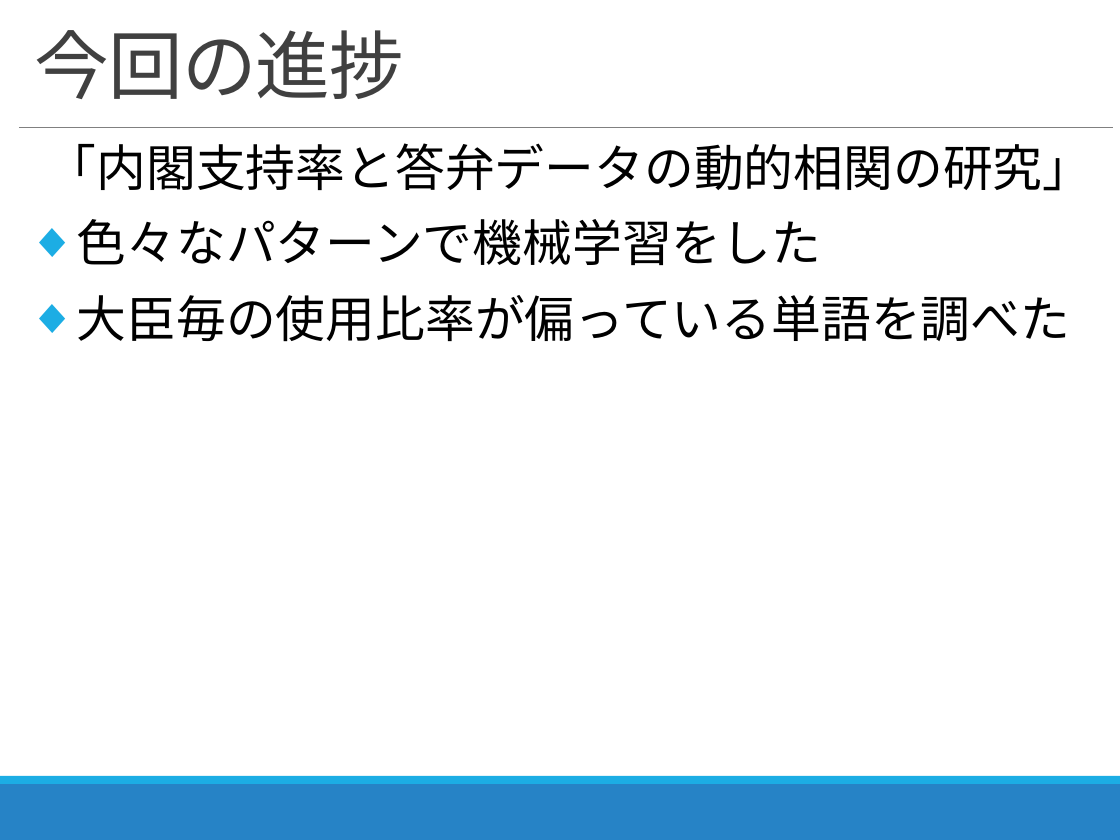
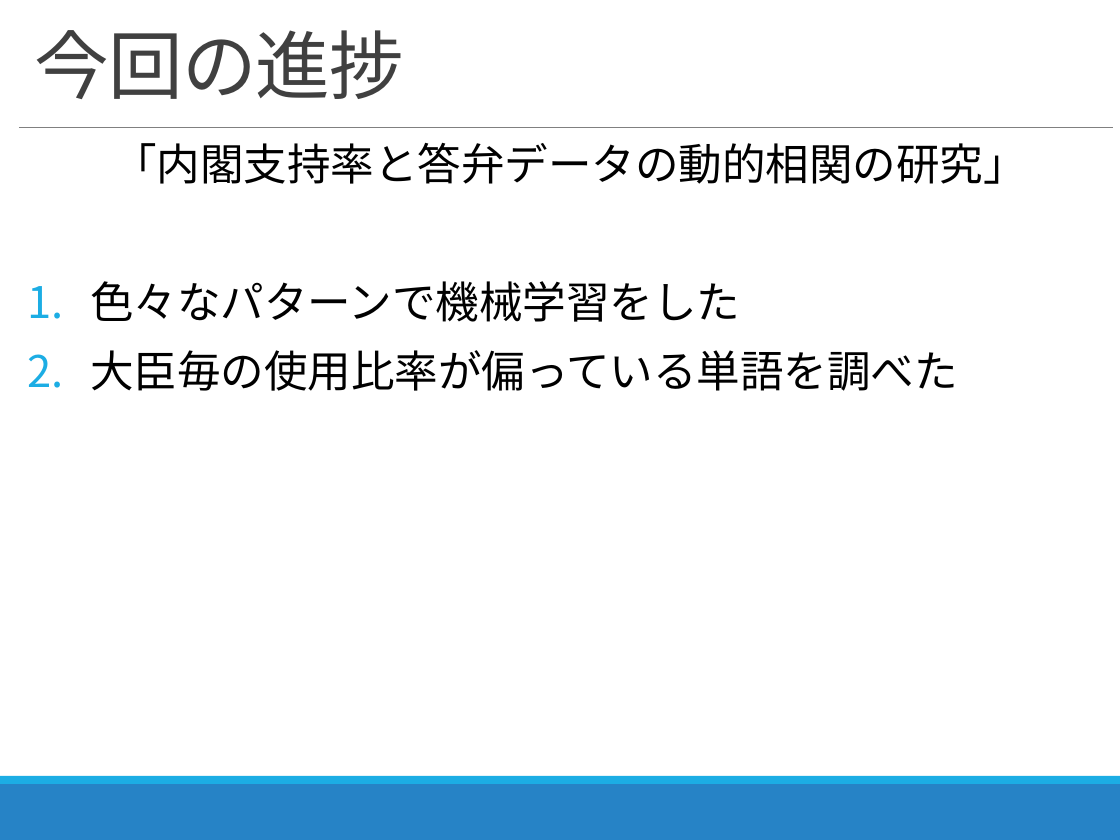
Before and after one commit to zerebom/amazon_sclapiing, a slide deck: slide 7 of 2018_11_07_進捗報告.pptx. Drawn at 1120x840 pixels with LibreOffice and Linux fonts; fonts in the diff are those of the drawing. Boxes give left, top, right and bottom in pixels: in the first picture for what was removed or moved away, otherwise in the second. Text is boxed around its words. In the diff, an @@ line names an element or a change of style, - is before the commit and + after.

```diff
--- a/2018_11_07_進捗報告.pptx
+++ b/2018_11_07_進捗報告.pptx
@@ text "「内閣支持率と答弁データの動的相関の研究」" at <box>90,143,1026,391</box>: size 32 to 28 pt; bullet ◆ to 1. @@
```
Also in this commit, not shown: 9 other slides changed, 8 slides added, 24 other files.
